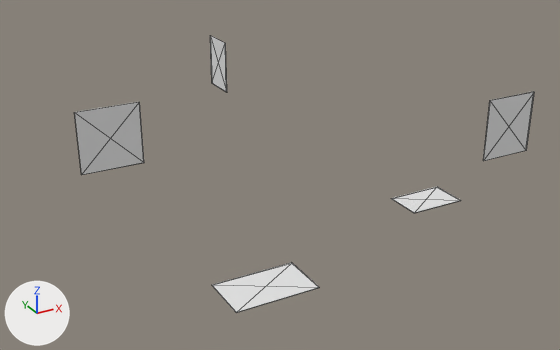
The glTF model game/assets/models/interior/cadwen_chapter_cell/cadwen_chapter_cell_cloth.glb: old version first, new version second.
The view is the same before and after, from a 50 mm lens placed at (-2.71, -15.24, 6.31), pointed at (3.44, -4.06, 0.72). Arrows for +X, +Y and +Z are at lower left; the lights stay in place. The older version comes first. Mesh edges are drawn as thin lines.

Objects in the first picture: 'hanging_0', 'hanging_1', 'hanging_2', 'rug_3', 'rug_4'.
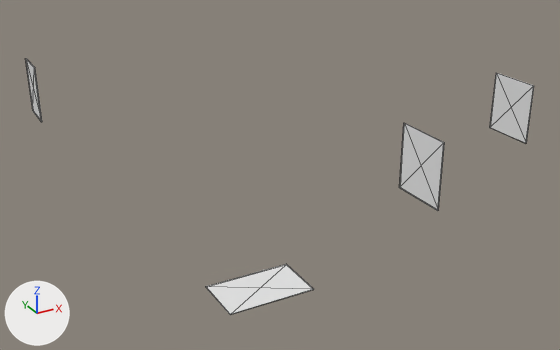
Pixel boxes (x1, y1, x2, y2) of what changed, in the pictures (560 x 350 px):
```json
{"object": "hanging_1", "change": "moved, rescaled", "before": [74, 102, 144, 175], "after": [399, 123, 445, 211], "on screen": "34% narrower, 20% taller"}
{"object": "hanging_2", "change": "moved, rescaled", "before": [483, 91, 534, 161], "after": [490, 73, 534, 143], "on screen": "13% narrower"}
{"object": "rug_3", "change": "moved", "before": [212, 263, 319, 313], "after": [206, 264, 314, 315]}
{"object": "hanging_0", "change": "moved", "before": [210, 35, 227, 92], "after": [25, 58, 42, 122]}
{"object": "rug_4", "change": "deleted", "before": [391, 187, 461, 213]}
```

The change, as JSON lines over the scene's bpy script:
```json
{"block": "me_hanging_0", "where": "# used by ob_hanging_0; location = (0.0, 0.0, 0.0)"}
{"op": "remove", "block": "me_hanging_0", "code": "me_hanging_0.from_pydata(...)  # 8 vertices, 12 faces; spans x 3.84..3.855, y -0.995..-0.25, z 1.35..2.4"}
{"op": "add", "block": "me_hanging_0", "code": "me_hanging_0.from_pydata(...)  # 8 vertices, 12 faces; spans x 0.005..0.02, y -0.995..-0.25, z 1.35..2.4"}
{"block": "me_hanging_0", "change": "me_hanging_0 part 1: the whole mesh is moved by (-3.835, 0.0, 0.0)"}
{"block": "me_hanging_1", "where": "# used by ob_hanging_1; location = (0.0, 0.0, 0.0)"}
{"op": "remove", "block": "me_hanging_1", "code": "me_hanging_1.from_pydata(...)  # 8 vertices, 12 faces; spans x -0.02..1.022, y -3.81..-3.795, z 1.35..2.4"}
{"op": "add", "block": "me_hanging_1", "code": "me_hanging_1.from_pydata(...)  # 8 vertices, 12 faces; spans x 4.11..4.125, y -7.54..-6.632, z 1.35..2.4"}
{"block": "me_hanging_1", "change": "me_hanging_1 part 2: the whole mesh is scaled about its middle by (0.0144, 60.6, 1), then moved by (3.617, -3.283, 0.0)"}
{"block": "me_hanging_2", "where": "# used by ob_hanging_2; location = (0.0, 0.0, 0.0)"}
{"op": "remove", "block": "me_hanging_2", "code": "me_hanging_2.from_pydata(...)  # 8 vertices, 12 faces; spans x 5.975..6.94, y -6.445..-6.43, z 1.35..2.4"}
{"op": "add", "block": "me_hanging_2", "code": "me_hanging_2.from_pydata(...)  # 8 vertices, 12 faces; spans x 7.17..7.185, y -6.2..-5.295, z 1.35..2.4"}
{"block": "me_hanging_2", "change": "me_hanging_2 part 3: the whole mesh is scaled about its middle by (0.0155, 60.3, 1), then moved by (0.72, 0.69, 0.0)"}
{"block": "me_rug_3", "where": "# used by ob_rug_3; location = (0.0, 0.0, 0.0)"}
{"op": "remove", "block": "me_rug_3", "code": "me_rug_3.from_pydata(...)  # 8 vertices, 12 faces; spans x 1.29..2.69, y -6.66..-5.81, z 0.002..0.014"}
{"op": "add", "block": "me_rug_3", "code": "me_rug_3.from_pydata(...)  # 8 vertices, 12 faces; spans x 1.19..2.59, y -6.66..-5.81, z 0.002..0.014"}
{"block": "me_rug_3", "change": "me_rug_3 part 4: the whole mesh is moved by (-0.1, 0.0, 0.0)"}
{"op": "remove", "block": "ob_rug_4", "code": ["ob_rug_4 = bpy.data.objects.new('rug_4', me_rug_4)", "ob_rug_4.location = (0.0, 0.0, 0.0)"]}
```
